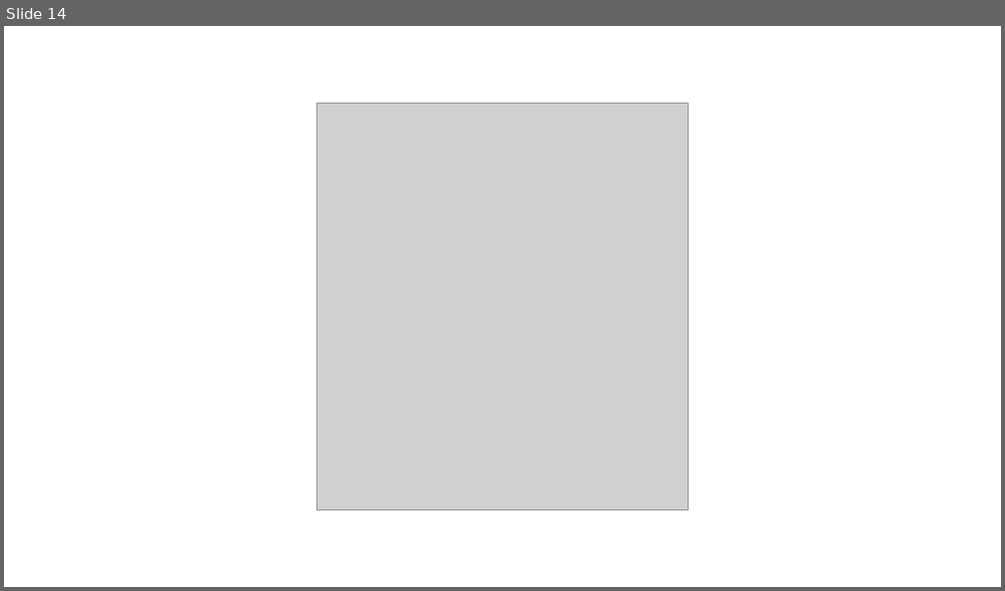
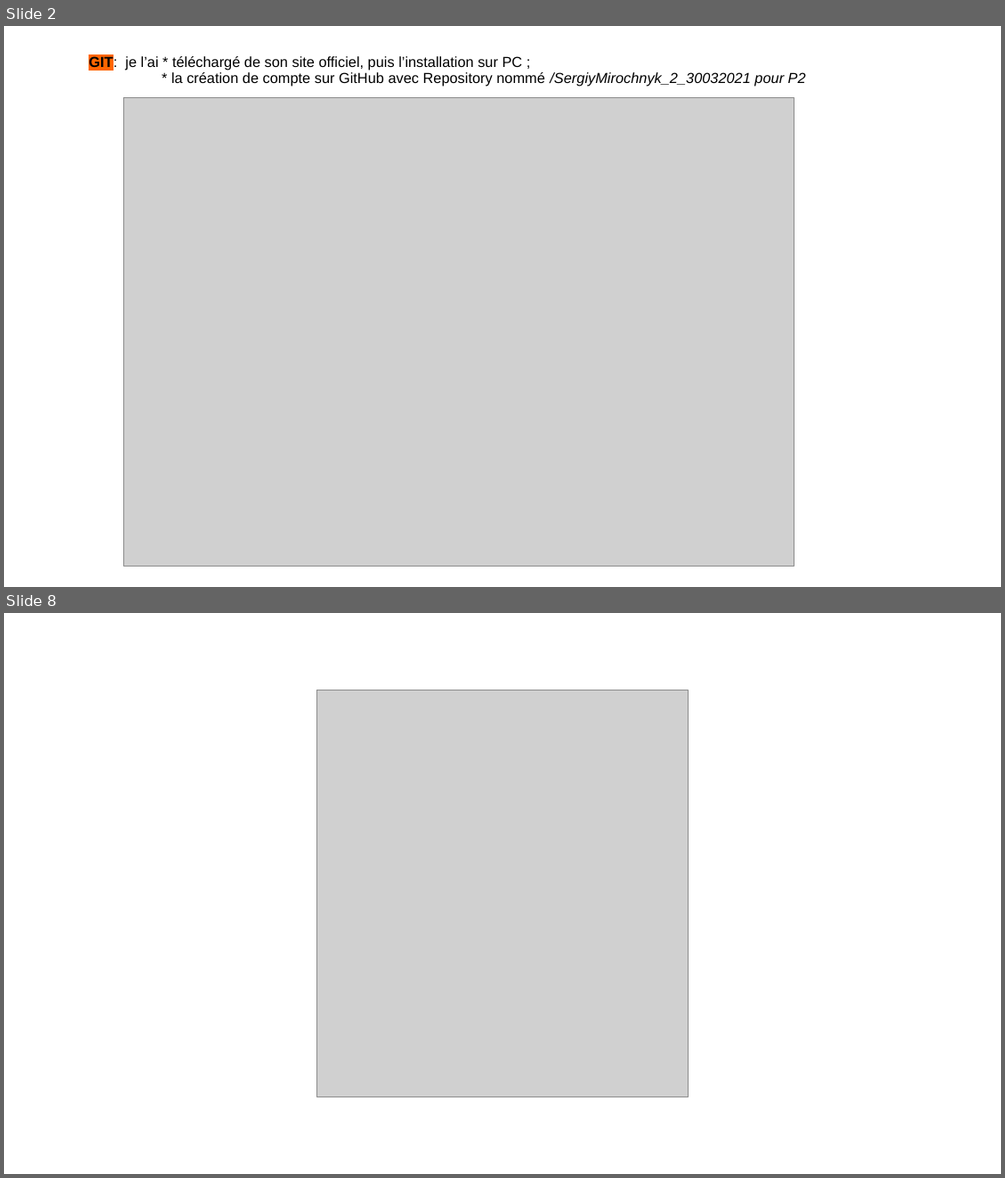
Before and after one commit to SergeMiro/sergiyMirochnyk_2_30032021, a slide deck: PRESENTATION-SergiyMirochnyk-_2_30032021.pptx. Shown one above the other, each under a label of ours: slide 14 before the commit, slides 2 and 8 after it; the slides between them are not shown. The pictures are 1005x591 and 1005x1178 pixels, drawn with LibreOffice and Linux fonts; fonts in the diff are those of the drawing; grey boxes stand for pictures. Boxes give left, top, right and bottom in pixels: in the first picture for what was removed or moved away, otherwise in the second. Text is boxed around its words. In the diff, an @@ line names an element or a change of style, - is before the commit and + after.

```diff
--- a/PRESENTATION-SergiyMirochnyk-_2_30032021.pptx
+++ b/PRESENTATION-SergiyMirochnyk-_2_30032021.pptx
@@ slide 2 added at (4, 26, 1001, 587), background #FFFFFF @@
@@ title added at (89, 55, 806, 87), 14 pt, text #000000 @@
+GIT: je l’ai * téléchargé de son site officiel, puis l’installation sur PC ;
+* la création de compte sur GitHub avec Repository nommé /SergiyMirochnyk_2_30032021 pour P2
@@ picture added at (124, 98, 793, 566) @@
@@ what was slide 14 is now slide 8 @@
```
Also in this commit, not shown: 1 slide changed, 5 other slides added, 12 slides removed, 3 other files.
